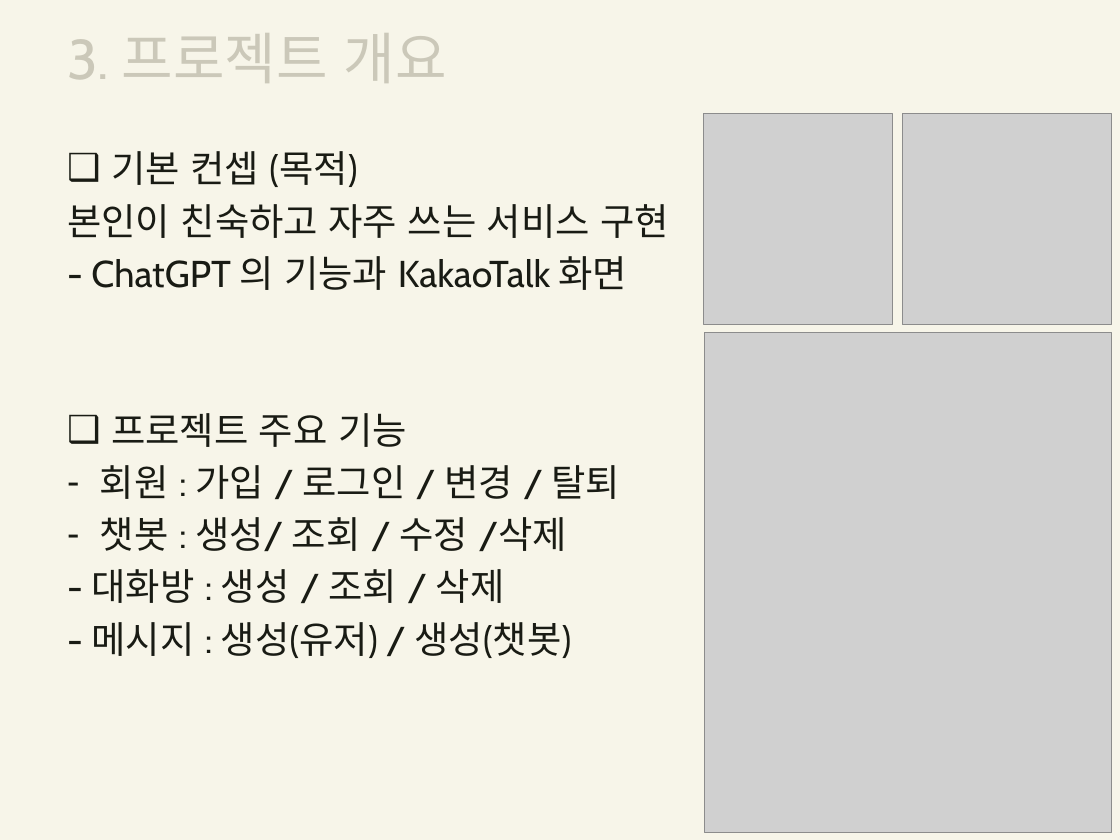
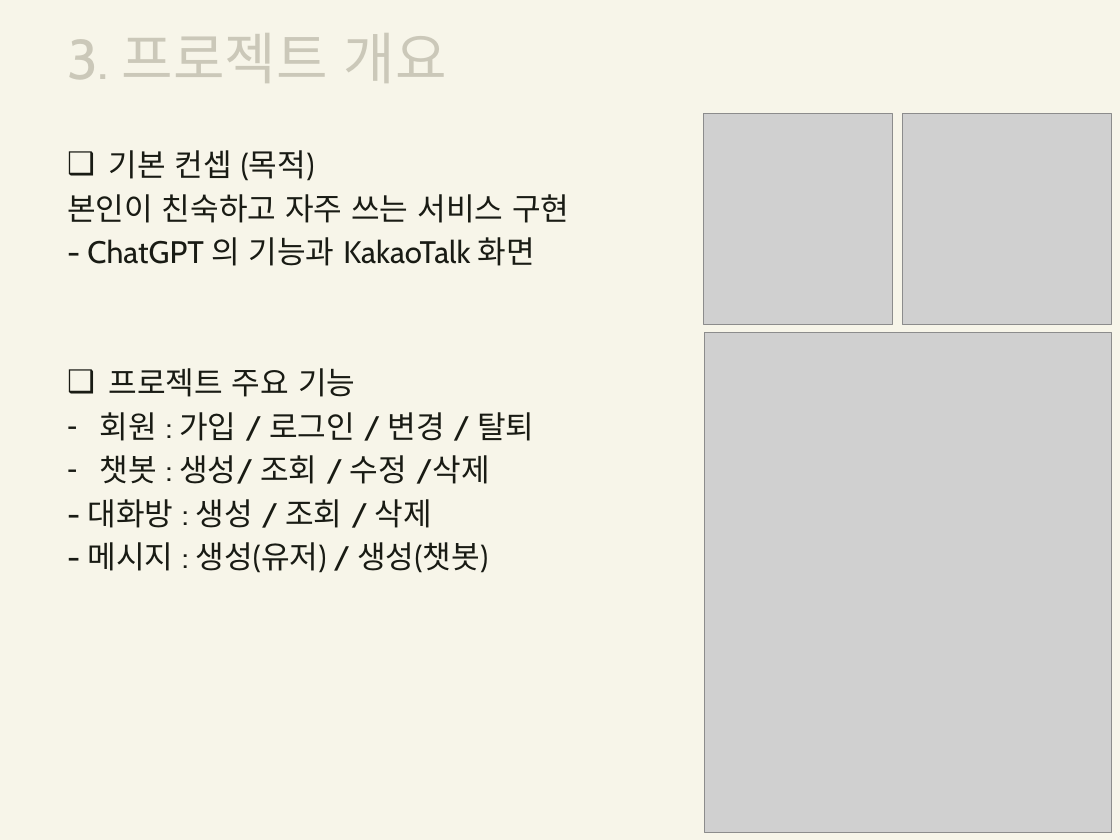
Before and after one commit to ParkWonBin/Codelabit_AICC_Project_04, a slide deck: slide 3 of 2024_0625_발표자료.pptx. Drawn at 1120x840 pixels with LibreOffice and Linux fonts; fonts in the diff are those of the drawing; grey boxes stand for pictures; background and template pictures are left out. Boxes give left, top, right and bottom in pixels: in the first picture for what was removed or moved away, otherwise in the second. Text is boxed around its words. In the diff, an @@ line names an element or a change of style, - is before the commit and + after.

Commit message:
발표자료 수정 - 환경변수 추가

```diff
--- a/2024_0625_발표자료.pptx
+++ b/2024_0625_발표자료.pptx
@@ text "기본 컨셉 (목적)" at [67,150,569,573]: size 24 to 20 pt @@
```
Also in this commit, not shown: 3 other slides changed, 2 slides added.
